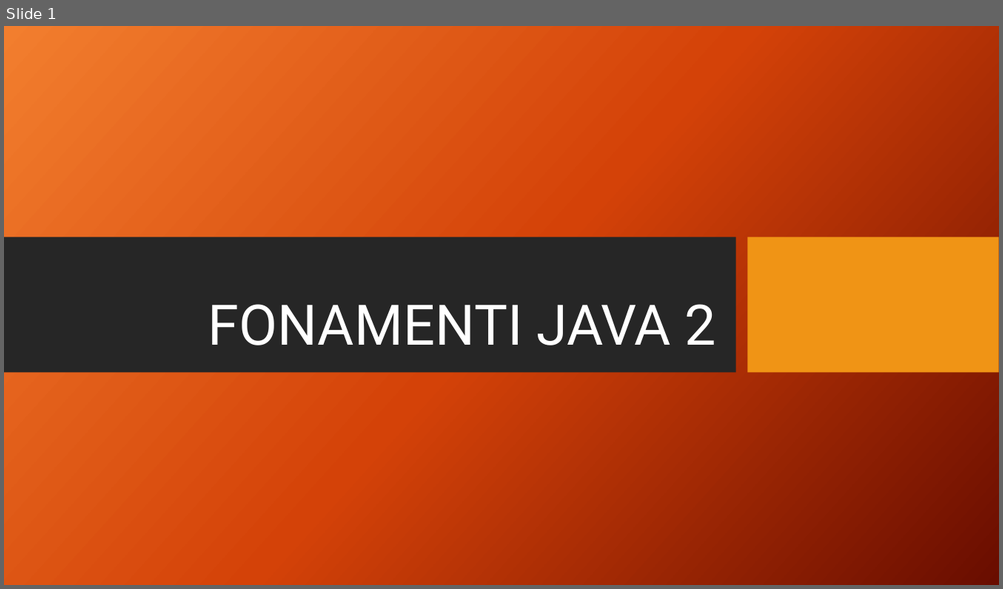
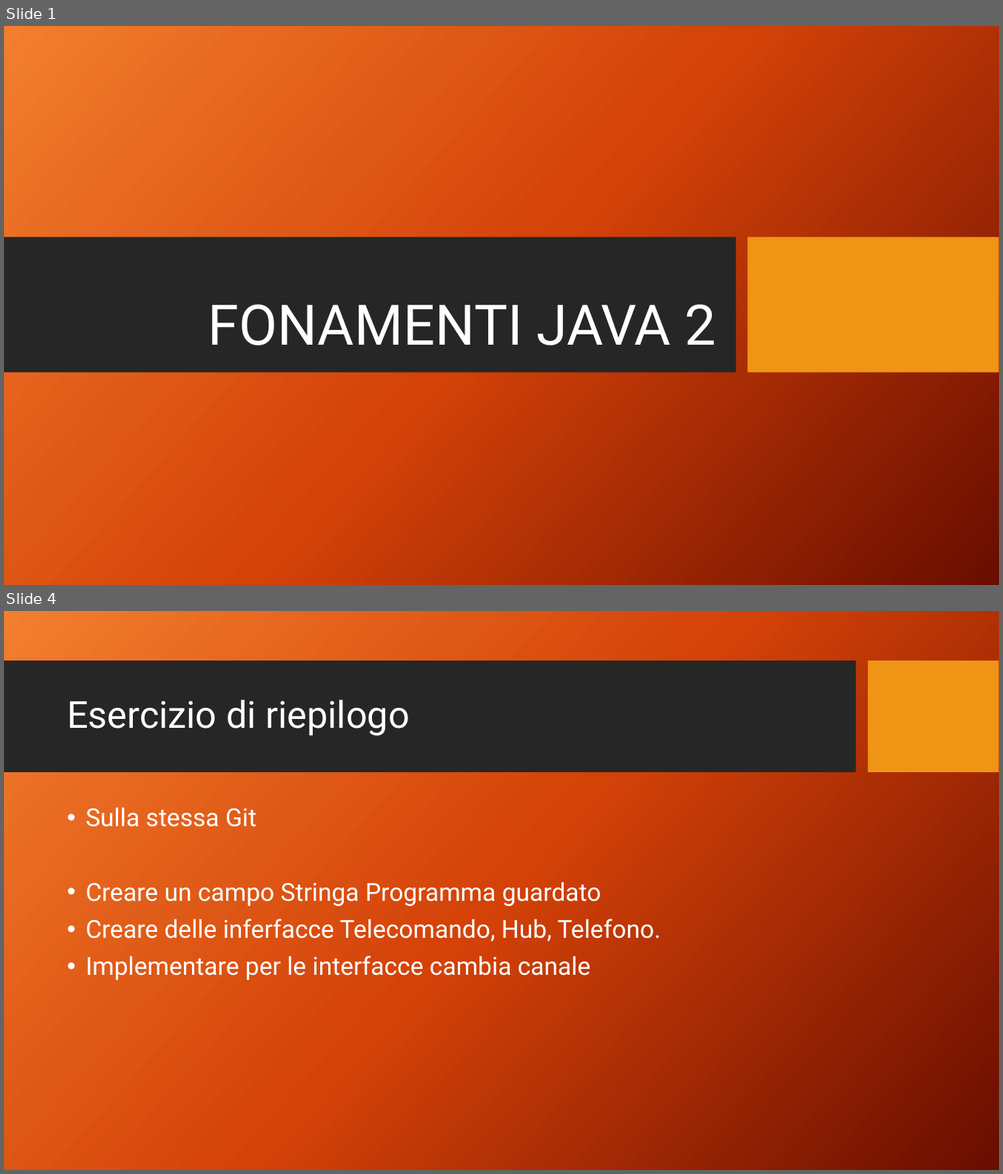
Before and after one commit to AlessandroS94/Academy1122, a slide deck: Day 2/Fondamenti Java 2.pptx. Shown one above the other, each under a label of ours: slide 1 before the commit, slides 1 and 4 after it; the slides between them are not shown. The pictures are 1003x589 and 1003x1174 pixels, drawn with LibreOffice and Linux fonts; fonts in the diff are those of the drawing; background and template pictures are left out. Boxes give left, top, right and bottom in pixels: in the first picture for what was removed or moved away, otherwise in the second. Text is boxed around its words. In the diff, an @@ line names an element or a change of style, - is before the commit and + after.

```diff
--- a/Day 2/Fondamenti Java 2.pptx
+++ b/Day 2/Fondamenti Java 2.pptx
@@ slide 4 added at <box>4,611,999,1170</box>, background picture (left out) @@
@@ rectangle added at <box>4,661,855,773</box>, fill #262626 @@
@@ rectangle added at <box>868,661,999,773</box>, fill #F09415 @@
@@ title added at <box>67,700,409,736</box>, 36 pt, text #FFFFFF @@
+Esercizio di riepilogo
@@ text added at <box>85,807,661,980</box>, 24 pt, text #FFFFFF @@
+• Sulla stessa Git
+• Creare un campo Stringa Programma guardato
+• Creare delle inferfacce Telecomando, Hub, Telefono.
+• Implementare per le interfacce cambia canale
```
Also in this commit, not shown: 1 slide changed, 1 other slide added.
